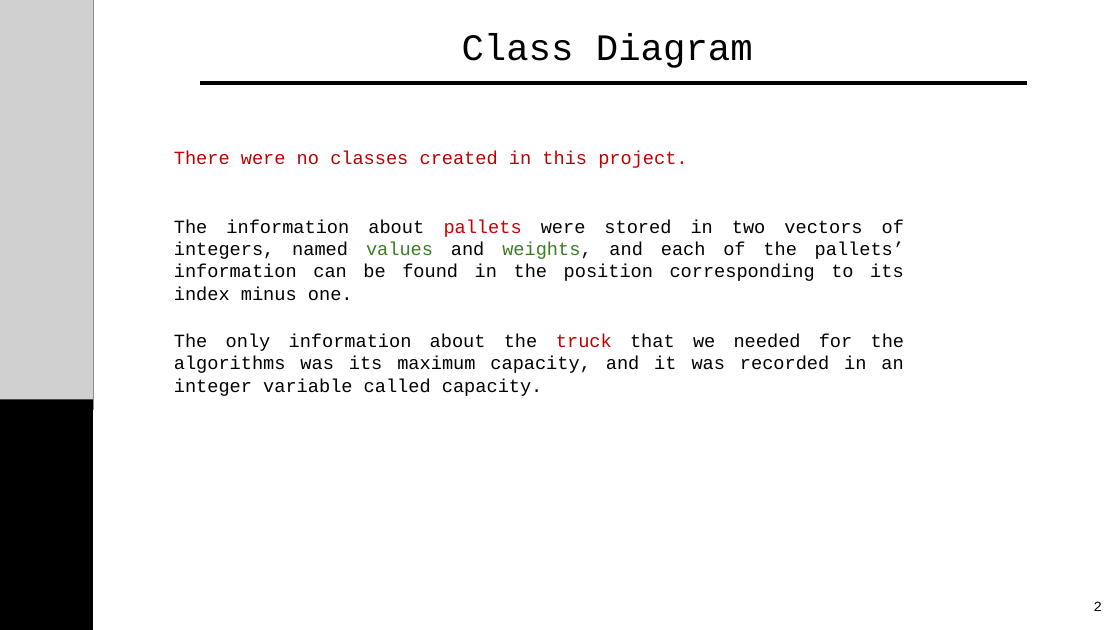
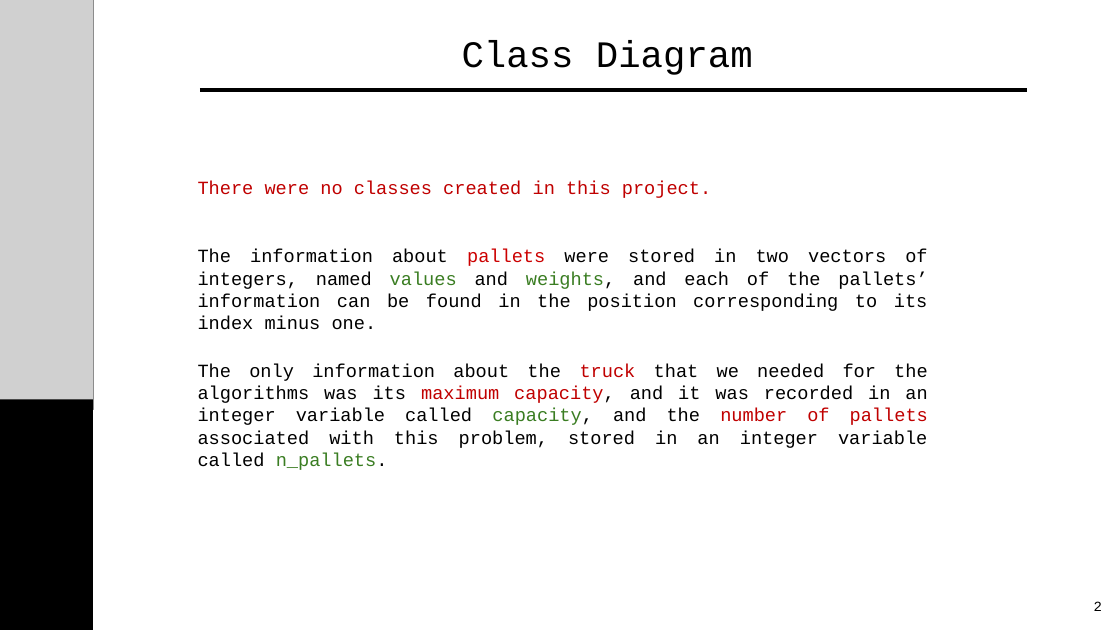
Before and after one commit to taguinhas/DA2425_PRJ2_G35, a slide deck: slide 2 of DA_P2_Presentation.pptx. Drawn at 1120x630 pixels with LibreOffice and Linux fonts; fonts in the diff are those of the drawing; grey boxes stand for pictures. Boxes give left, top, right and bottom in pixels: in the first picture for what was removed or moved away, otherwise in the second. Text is boxed around its words. In the diff, an @@ line names an element or a change of style, - is before the commit and + after.

```diff
--- a/DA_P2_Presentation.pptx
+++ b/DA_P2_Presentation.pptx
@@ text "Class Diagram": place and size @@
-text "Class Diagram" at (462, 33, 753, 68)
+text "Class Diagram" at (462, 40, 753, 75)
@@ line moved from (200, 83) - (1027, 83) to (200, 90) - (1027, 90) @@
@@ text "There were no classes created ...": place and size @@
-text "There were no classes created ..." at (174, 151, 687, 168)
+text "There were no classes created ..." at (198, 181, 711, 198)
@@ text "The information about pallets were ...": place and size @@
-text "The information about pallets were ..." at (174, 220, 904, 301)
+text "The information about pallets were ..." at (198, 249, 928, 330)
@@ text at (198, 364, 928, 470): text changed @@
-The only information about the truck that we needed for the algorithms was its maximum capacity, and it was recorded in an integer variable called capacity.
+The only information about the truck that we needed for the algorithms was its maximum capacity, and it was recorded in an integer variable called capacity, and the number of pallets associated with this problem, stored in an integer variable called n_pallets.
```
Also in this commit, not shown: 3 other slides changed, 10 slides added, 11 slides removed.
